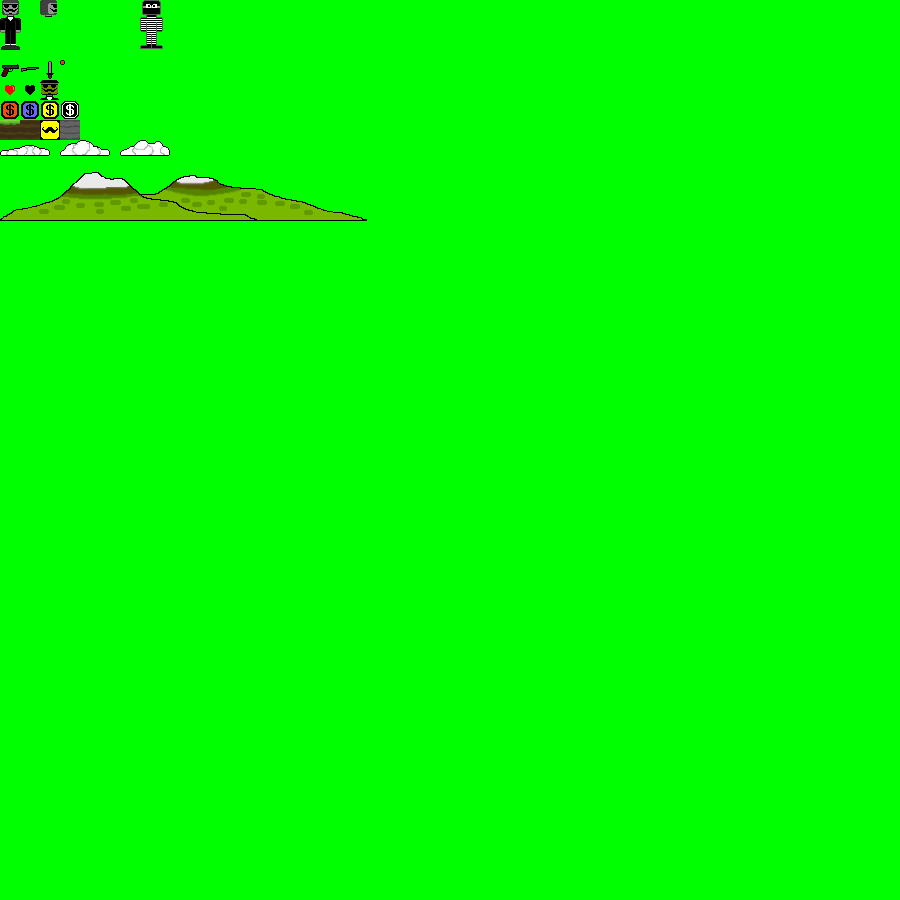
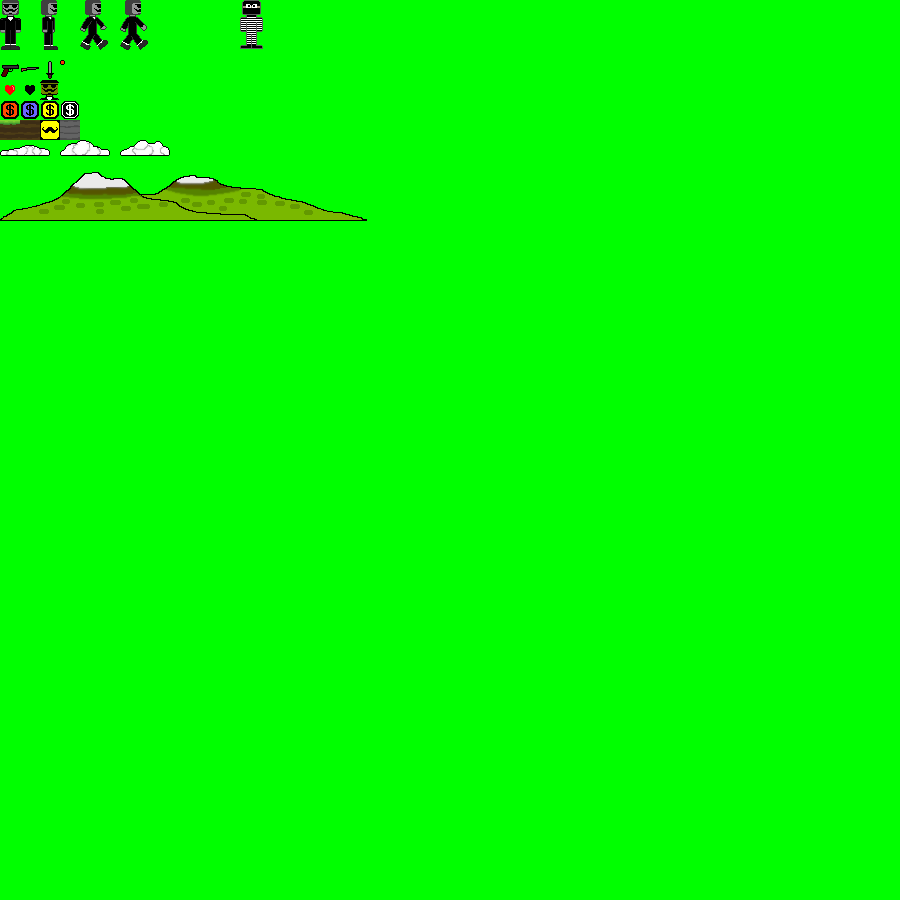
Before/after of a (900, 900) layered artwork. What changed in the layer stack:
painted on "textures" over bbox(40, 0, 263, 50)
